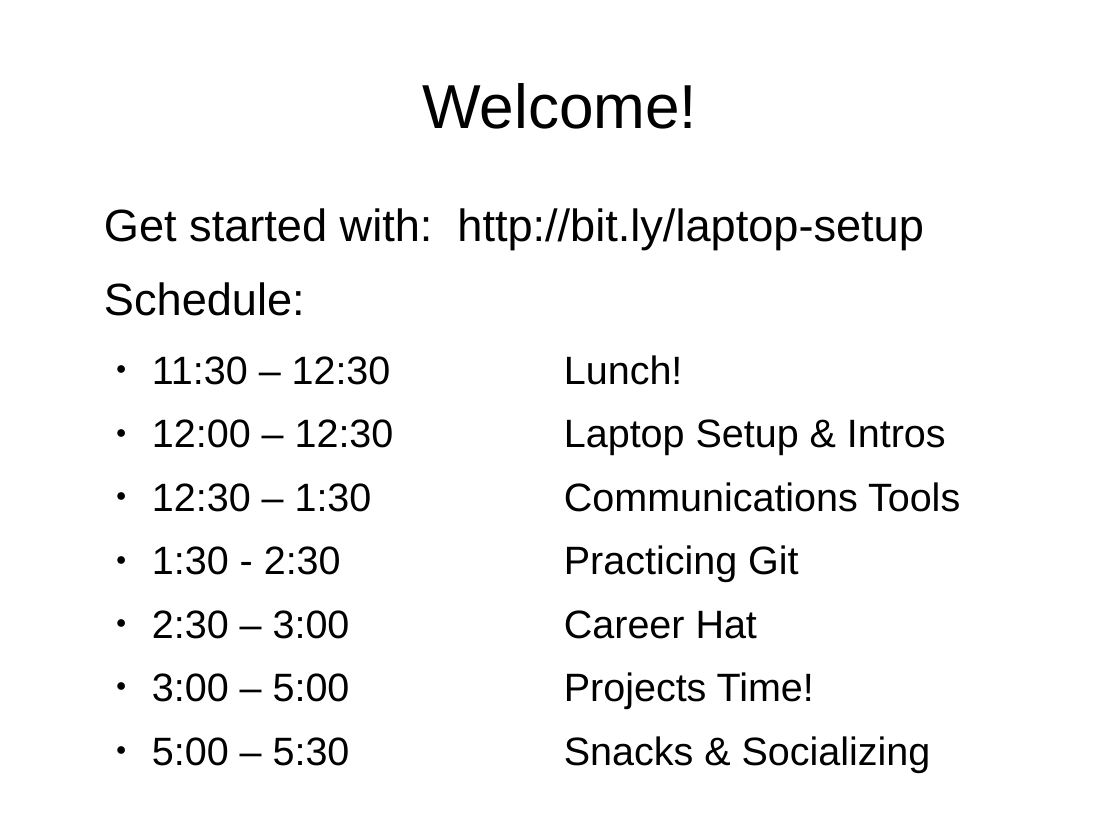
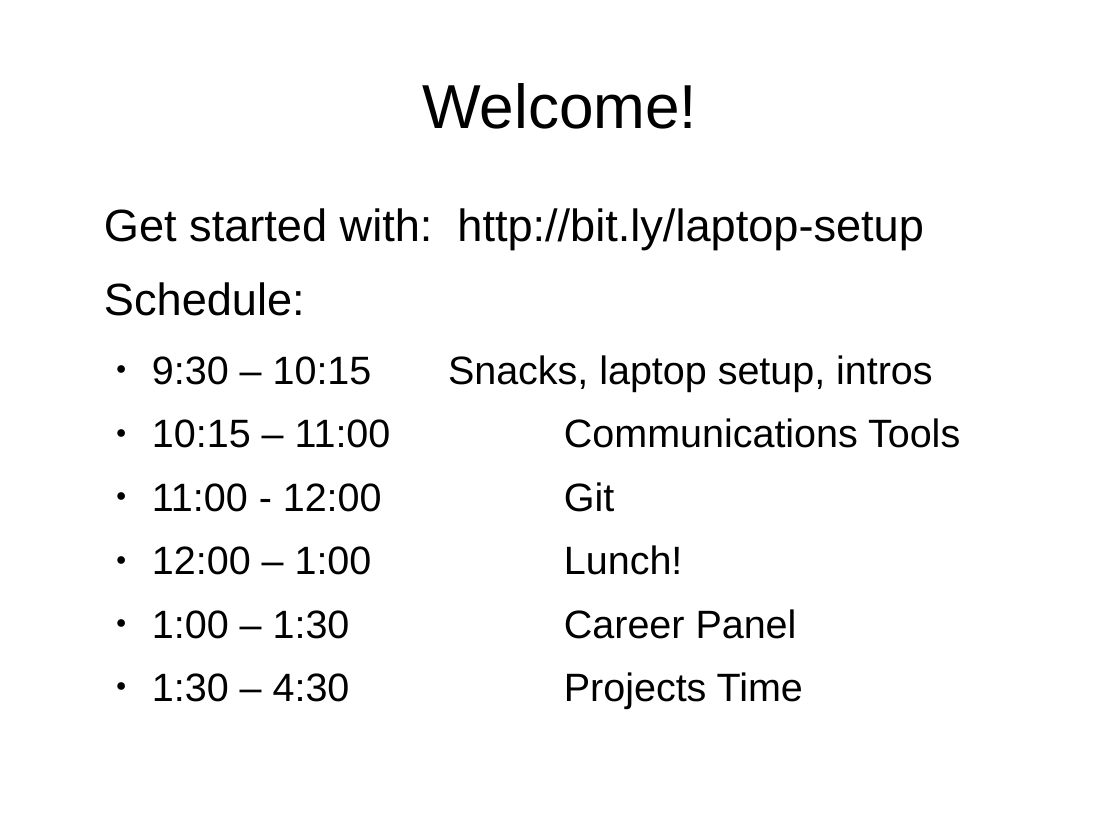
Before and after one commit to openhatch/open-source-comes-to-campus, a slide deck: slide 1 of curriculum/presentations/standard_slides.odp. Drawn at 1120x840 pixels with LibreOffice and Linux fonts; fonts in the diff are those of the drawing. Boxes give left, top, right and bottom in pixels: in the first picture for what was removed or moved away, otherwise in the second. Text is boxed around its words. In the diff, an @@ line names an element or a change of style, - is before the commit and + after.

```diff
--- a/curriculum/presentations/standard_slides.odp
+++ b/curriculum/presentations/standard_slides.odp
@@ text at bbox=[152, 355, 960, 709]: text changed @@
-  ● 11:30 – 12:30 Lunch!
-  ● 12:00 – 12:30 Laptop Setup & Intros
-  ● 12:30 – 1:30 Communications Tools
-  ● 1:30 - 2:30 Practicing Git
-  ● 2:30 – 3:00 Career Hat
-  ● 3:00 – 5:00 Projects Time!
-  ● 5:00 – 5:30 Snacks & Socializing
+  ● 9:30 – 10:15 Snacks, laptop setup, intros
+  ● 10:15 – 11:00 Communications Tools
+  ● 11:00 - 12:00 Git
+  ● 12:00 – 1:00 Lunch!
+  ● 1:00 – 1:30 Career Panel
+  ● 1:30 – 4:30 Projects Time
```
Also in this commit, not shown: 2 other slides changed, 5 slides added, 2 slides removed.
